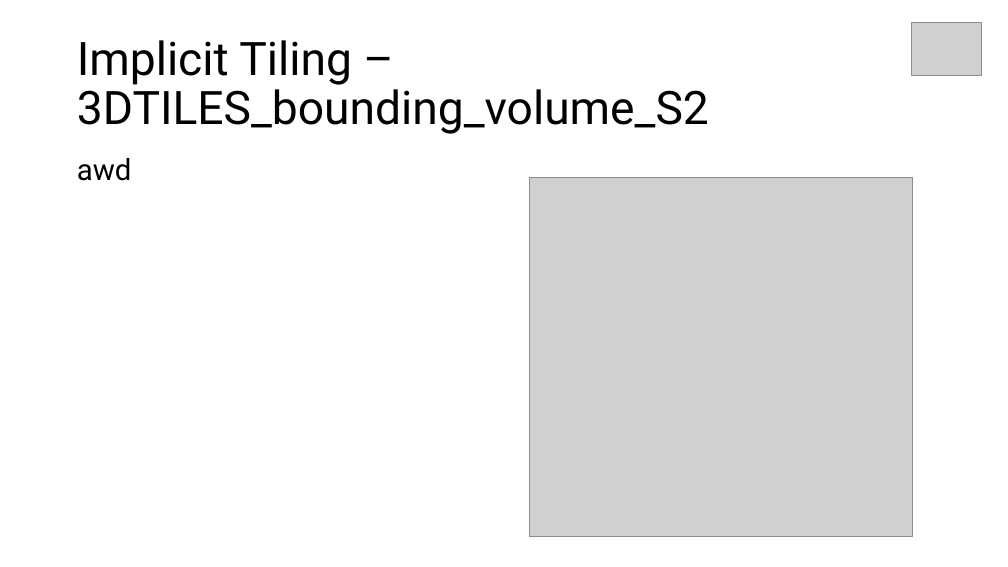
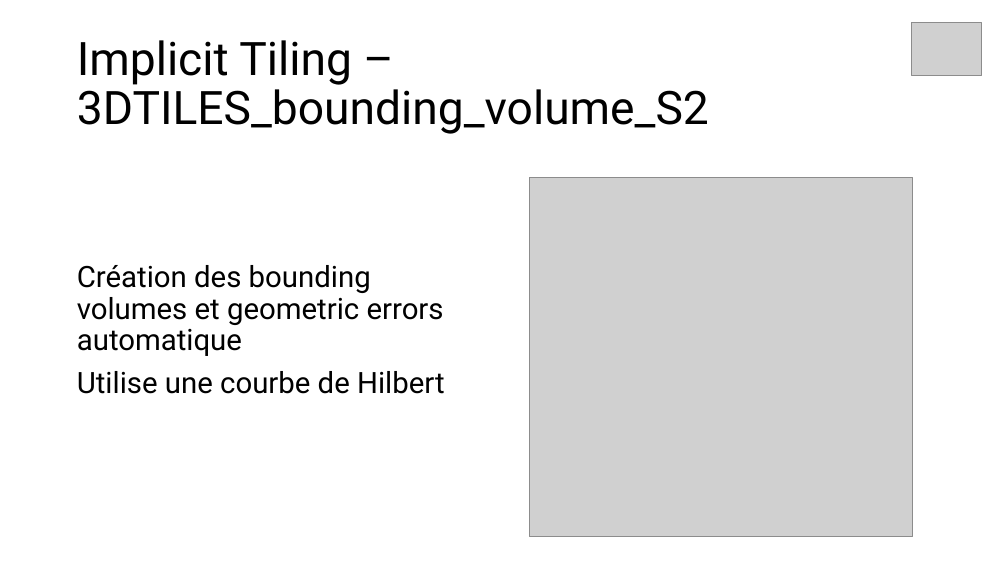
Before and after one commit to IEscher/incubator-baremaps-TB-ian, a slide deck: slide 8 of presentation/Presentation.pptx. Drawn at 1008x567 pixels with LibreOffice and Linux fonts; fonts in the diff are those of the drawing; grey boxes stand for pictures. Boxes give left, top, right and bottom in pixels: in the first picture for what was removed or moved away, otherwise in the second. Text is boxed around its words. In the diff, an @@ line names an element or a change of style, - is before the commit and + after.

```diff
--- a/presentation/Presentation.pptx
+++ b/presentation/Presentation.pptx
@@ text "Création des bounding volumes et ..." at (77,265,445,394): vertical alignment top to middle @@
@@ text at (77,265,445,394): text changed @@
-awd
+Création des bounding volumes et geometric errors automatique
+Utilise une courbe de Hilbert
```
Also in this commit, not shown: 11 other slides changed, 9 slides added, 1 other file.
